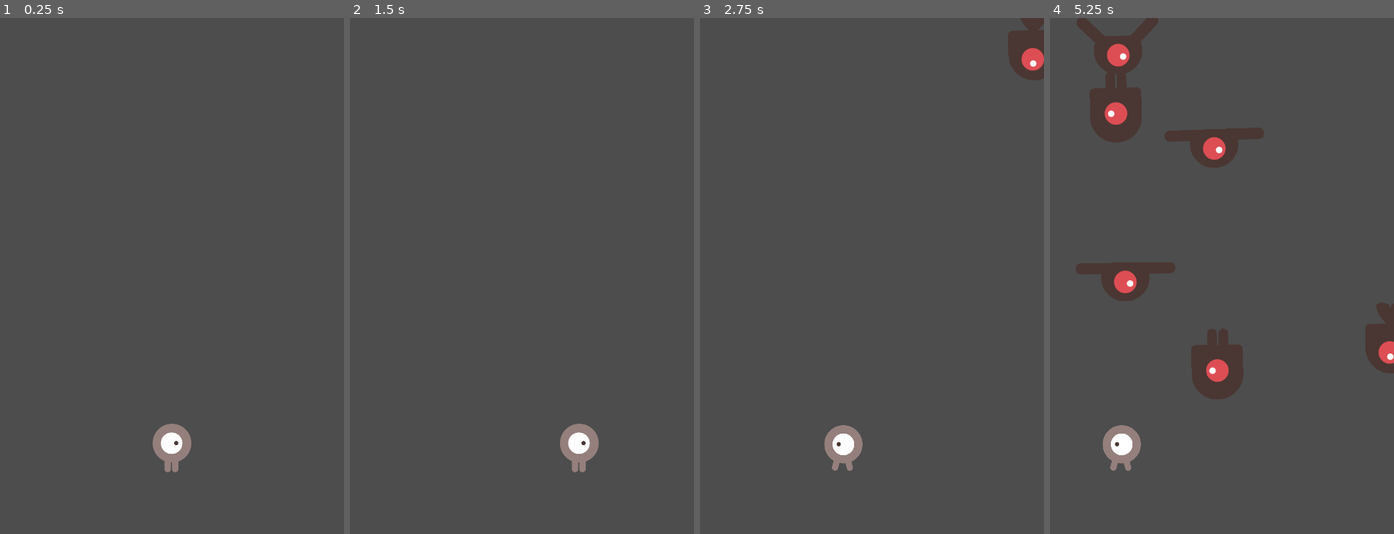
Above: before the commit, frames 1-4 (left to right).
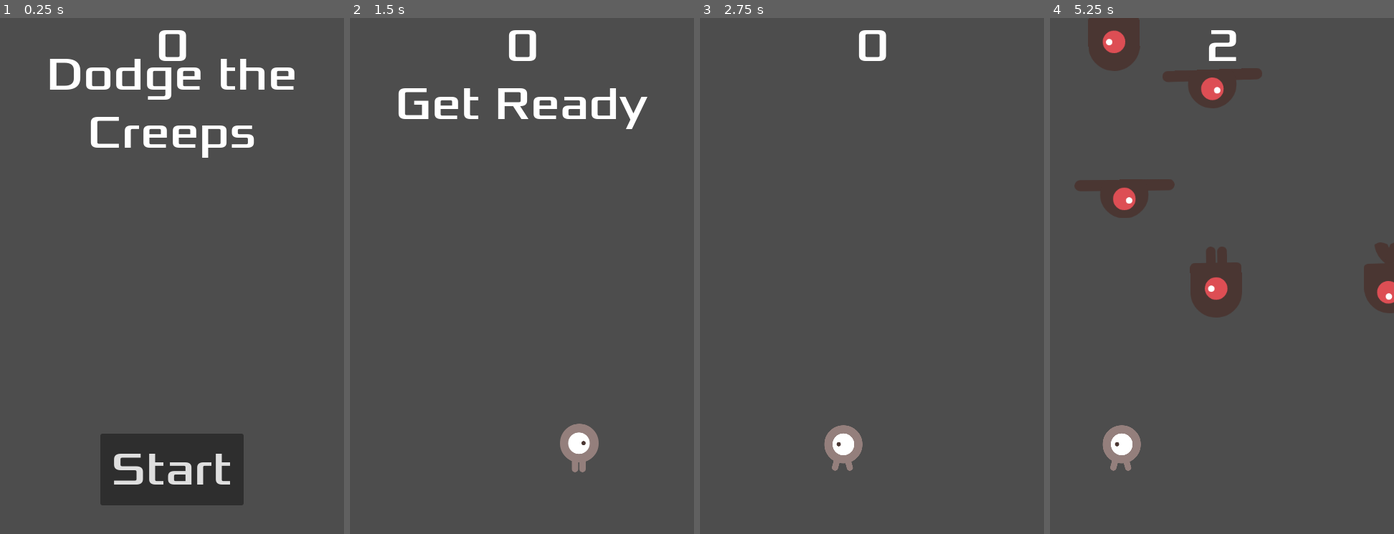
Above: after the commit, the same moments.

Repository: asukmana/catch-the-creeps
Game: Godot game, scene res://main.tscn
Same seed, same stepped clock (60 frames per second), same inputs: the game is played once before the commit and once after it.
Inputs (mouse positions are in pixels of both pictures, inside the frame that each line leads up to):
- Up to frame 1 (0.25 s): no input
- Up to frame 2 (1.5 s): click (522, 472) at 0.5 s, where only the run after the commit has a clickable "Start"; tap Enter at 1.25 s; hold Right (ui_right) from 1.28 s (still down)
- Up to frame 3 (2.75 s): release Right (ui_right) at 2.03 s; hold Left (ui_left) from 2.03 s (still down)
- Up to frame 4 (5.25 s): release Left (ui_left) at 2.78 s; hold Right (ui_right) 2.78-4.28 s; hold Left (ui_left) from 4.28 s (still down)

The runs differ from the first frame. In frame 1, 9.1% of the frame differs, in the area x 14-86%, y 2-95%; in frame 2, 2.1%; in frame 3, 1.3%; in frame 4, 12%, in the area x 7-100%, y 0-74%.

Commit message:
Connect hud to main

Diff:
--- a/main.gd
+++ b/main.gd
@@ -6,8 +6,10 @@
 
 # Called when the node enters the scene tree for the first time.
 func _ready() -> void:
-	new_game()
+	# new_game()
 	# pass # Replace with function body.
+
+	get_tree().call_group("mobs", "queue_free")
 
 
 # Called every frame. 'delta' is the elapsed time since the previous frame.
@@ -19,12 +21,18 @@
 func _on_player_hit() -> void:
 	# $ScoreTimer.stop()
 	# $MobTimer.stop()
+
+	# $HUD.show_game_over()
+
 	pass
 
 func new_game():
 	score = 0
 	$Player.start($StartPosition.position)
 	$StartTimer.start()
+
+	$HUD.update_score(score)
+	$HUD.show_message("Get Ready")
 
 
 func _on_mob_timer_timeout() -> void:
@@ -56,6 +64,8 @@
 func _on_score_timer_timeout() -> void:
 	score += 1
 
+	$HUD.update_score(score)
+
 
 func _on_start_timer_timeout() -> void:
 	$MobTimer.start()
--- a/main.tscn
+++ b/main.tscn
@@ -1,8 +1,9 @@
-[gd_scene load_steps=6 format=3 uid="uid://b2jp2es1eee61"]
+[gd_scene load_steps=7 format=3 uid="uid://b2jp2es1eee61"]
 
 [ext_resource type="Script" uid="uid://blkicg4ey08uh" path="res://main.gd" id="1_0xm2m"]
 [ext_resource type="PackedScene" uid="uid://b6hxysj43jx1d" path="res://player.tscn" id="1_ig7tw"]
 [ext_resource type="PackedScene" uid="uid://b3tbbqrah7b6s" path="res://mob.tscn" id="2_h2yge"]
+[ext_resource type="PackedScene" uid="uid://dhnqditrytdjc" path="res://hud.tscn" id="4_1bvp3"]
 
 [sub_resource type="Curve2D" id="Curve2D_ig7tw"]
 _data = {
@@ -49,7 +50,10 @@
 
 [node name="MobSpawnLocation" type="PathFollow2D" parent="MobPathTop"]
 
+[node name="HUD" parent="." instance=ExtResource("4_1bvp3")]
+
 [connection signal="hit" from="Player" to="." method="_on_player_hit"]
 [connection signal="timeout" from="MobTimer" to="." method="_on_mob_timer_timeout"]
 [connection signal="timeout" from="ScoreTimer" to="." method="_on_score_timer_timeout"]
 [connection signal="timeout" from="StartTimer" to="." method="_on_start_timer_timeout"]
+[connection signal="start_game" from="HUD" to="." method="new_game"]
--- a/mob.tscn
+++ b/mob.tscn
@@ -48,7 +48,7 @@
 radius = 36.0
 height = 100.0
 
-[node name="Mob" type="RigidBody2D"]
+[node name="Mob" type="RigidBody2D" groups=["mobs"]]
 collision_mask = 0
 gravity_scale = 0.0
 script = ExtResource("1_1qmh0")
